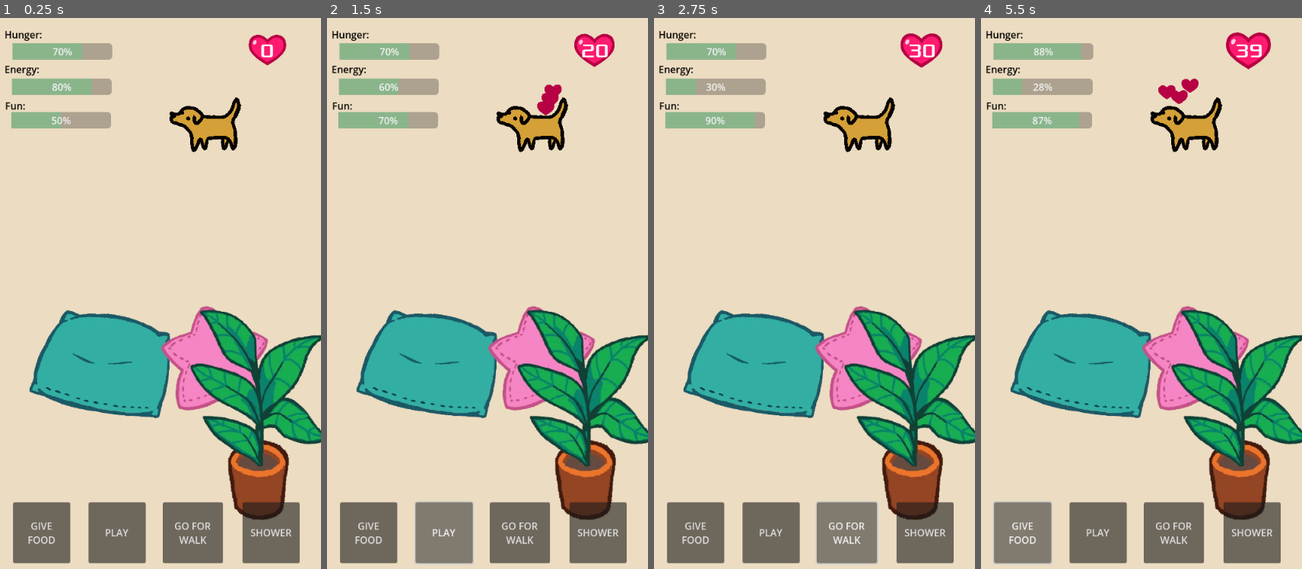
Above: before the commit, frames 1-4 (left to right).
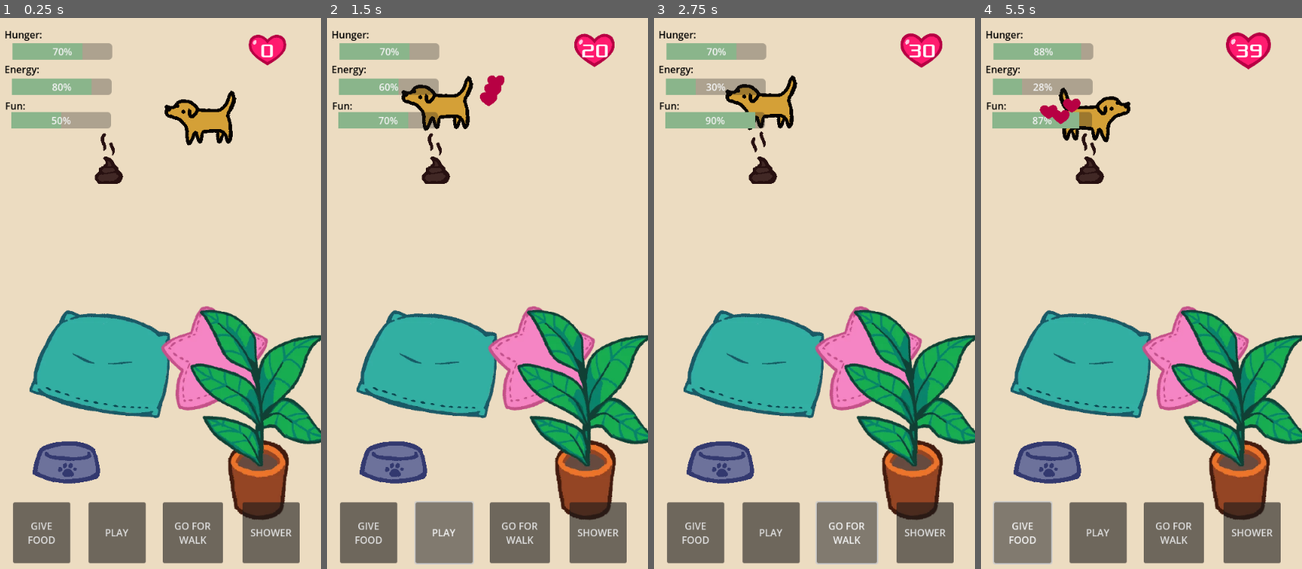
Above: after the commit, the same moments.

Repository: vibekeke/dog-game
Game: Godot game, scene res://home.tscn
Same seed, same stepped clock (60 frames per second), same inputs: the game is played once before the commit and once after it.
Inputs:
- Up to frame 1 (0.25 s): no input
- Up to frame 2 (1.5 s): click "PLAY" at 0.5 s; click "PLAY" at 1.25 s
- Up to frame 3 (2.75 s): click "GO FOR WALK" at 2 s
- Up to frame 4 (5.5 s): click "GO FOR WALK" at 2.75 s; click "GIVE FOOD" at 3.5 s; click "SHOWER" at 4.25 s; click "GIVE FOOD" at 5 s

The runs differ from the first frame. In frame 1, 2.9% of the frame differs, in the area x 10-76%, y 13-85%; in frame 2, 4.6%, in the area x 10-76%, y 10-85%; in frame 3, 4.0%; in frame 4, 4.5%.

Commit message:
walkcycle
Implemented a basic walk cycle and the beginnings of a food bowl

Diff:
--- a/dog.gd
+++ b/dog.gd
@@ -1,5 +1,6 @@
 extends CharacterBody2D
 
+@onready var idleTimer = $IdleTimer
 #Movement variables
 var speed = 300
 var click_position = Vector2()
@@ -40,6 +41,11 @@
 		$AnimatedSprite2D.scale = Vector2(1.2, 0.8)
 		click_position = get_global_mouse_position()
 
+		if dog_state == "Idle":
+			idleTimer.wait_time = randi_range(3, 5)
+			idleTimer.start()
+
+
 func _physics_process(delta):
 	if position.distance_to(click_position) > 50:
 		direction_vector = (click_position - position).normalized()
@@ -61,6 +67,36 @@
 			...Når hunden collider med cookie så blir den spist. Hvis hunden er mett må vi gjøre mere greier lol
 		'''
 
+func _on_idle_timer_timeout() -> void:
+	if dog_state == "Idle" or dog_state == "FallingAsleep":
+		var random_x = randi_range(-230, 230)
+		var random_y = randi_range(-300, 300)
+		var min_distance = 80
+
+		#We want random movement, but not teeny tiny baby steps:
+		if abs(random_x) < min_distance:
+			if random_x >= 0:
+				random_x = min_distance
+			else:
+				random_x = -min_distance
+
+		if abs(random_y) < min_distance:
+			if random_y >= 0:
+				random_y = min_distance
+			else:
+				random_y = -min_distance
+
+		var new_x = clamp(global_position.x + random_x, 100, 480)
+		var new_y = clamp(global_position.y + random_y, 200, 800)
+
+		var random_time = randi_range(2, 5)
+		print("Moving on x by" +  str(random_x))
+		print("Moving on y by" +  str(random_y))
+		click_position = Vector2(new_x, new_y)
+		idleTimer.wait_time = random_time
+		idleTimer.one_shot = true
+		idleTimer.start()
+		print("The current timer is set to " + str(random_time))
 
 #STAT CHANGES
 func emit_all_stats():
@@ -164,7 +200,7 @@
 
 
 func _on_button_pressed() -> void:
-	$AnimatedSprite2D.scale = Vector2(1.2, 0.8)
+	$AnimatedSprite2D.scale = Vector2(1.2, 0.9)
 	if petting_counter <= 15:
 		petting_counter += 1
 		if petting_counter <= 10:
@@ -217,8 +253,7 @@
 #States and moods
 #Conditions for stats and moods
 ''' This function only handles change between states, i.e. going from eating to sleeping.
-Meaning, it checks for various conditions, and calls for a change in dog_state.
-Any changes in stats that result must be handled above!!'''
+Any changes in stats that result must be handled elsewhere!!'''
 func update_states_and_moods():
 	print("Current state is " + dog_state)
 
--- a/dog.tscn
+++ b/dog.tscn
@@ -22,20 +22,20 @@
 script = ExtResource("1_ipha4")
 
 [node name="AnimatedSprite2D" type="AnimatedSprite2D" parent="."]
-position = Vector2(0, -23)
+texture_filter = 1
 sprite_frames = SubResource("SpriteFrames_xm03h")
 animation = &"idle"
+offset = Vector2(-8, -34)
 
 [node name="Button" type="Button" parent="."]
 modulate = Color(1, 1, 1, 0)
 self_modulate = Color(1, 1, 1, 0)
-offset_left = -50.0
-offset_top = -34.0
-offset_right = 58.0
-offset_bottom = 26.0
+offset_left = -54.0
+offset_top = -60.0
+offset_right = 54.0
 
 [node name="CollisionShape2D" type="CollisionShape2D" parent="."]
-position = Vector2(2, -14)
+position = Vector2(0, -27)
 rotation = 1.5708
 shape = SubResource("CapsuleShape2D_dmklv")
 
@@ -46,6 +46,11 @@
 wait_time = 3.0
 autostart = true
 
+[node name="IdleTimer" type="Timer" parent="."]
+one_shot = true
+autostart = true
+
 [connection signal="pressed" from="Button" to="." method="_on_button_pressed"]
 [connection signal="timeout" from="PoopTimer" to="." method="_on_poop_timer_timeout"]
 [connection signal="timeout" from="StatsTimer" to="." method="_on_stats_timer_timeout"]
+[connection signal="timeout" from="IdleTimer" to="." method="_on_idle_timer_timeout"]
--- /dev/null
+++ b/foodbowl.gd
@@ -0,0 +1,12 @@
+extends StaticBody2D
+
+
+# Called when the node enters the scene tree for the first time.
+func _ready() -> void:
+	$BowlSprite2D.animation = "empty"
+	$BowlSprite2D.play()
+
+
+# Called every frame. 'delta' is the elapsed time since the previous frame.
+func _process(delta: float) -> void:
+	pass
--- /dev/null
+++ b/foodbowl.tscn
@@ -0,0 +1,88 @@
+[gd_scene load_steps=13 format=3 uid="uid://7ud6e3sa7p5r"]
+
+[ext_resource type="Script" path="res://foodbowl.gd" id="1_j3bcm"]
+[ext_resource type="Texture2D" uid="uid://eodmk6i16c56" path="res://Art/matskål/IMG_1149.PNG" id="1_np2p3"]
+[ext_resource type="Texture2D" uid="uid://bfv5hhj78lluo" path="res://Art/matskål/IMG_1150.PNG" id="2_aebg0"]
+[ext_resource type="Texture2D" uid="uid://0mxk23pw5ss3" path="res://Art/matskål/IMG_1154.PNG" id="3_myii5"]
+[ext_resource type="Texture2D" uid="uid://bdqwxa1jq8lf" path="res://Art/matskål/IMG_1155.PNG" id="4_uik2w"]
+[ext_resource type="Texture2D" uid="uid://owfqjv43lpio" path="res://Art/matskål/IMG_1156.PNG" id="5_aoa52"]
+[ext_resource type="Texture2D" uid="uid://cuna84jkfly48" path="res://Art/matskål/IMG_1148.PNG" id="6_j6bmo"]
+[ext_resource type="Texture2D" uid="uid://bf4837pxmrnsv" path="res://Art/matskål/IMG_1151.PNG" id="7_c4kss"]
+[ext_resource type="Texture2D" uid="uid://d2j7hd768md1r" path="res://Art/matskål/IMG_1152.PNG" id="8_2t0qs"]
+[ext_resource type="Texture2D" uid="uid://c1jrappfa6i0k" path="res://Art/matskål/IMG_1153.PNG" id="9_7ar1h"]
+
+[sub_resource type="SpriteFrames" id="SpriteFrames_7dloa"]
+animations = [{
+"frames": [{
+"duration": 1.0,
+"texture": ExtResource("1_np2p3")
+}],
+"loop": true,
+"name": &"empty",
+"speed": 5.0
+}, {
+"frames": [{
+"duration": 1.0,
+"texture": ExtResource("2_aebg0")
+}],
+"loop": true,
+"name": &"full",
+"speed": 5.0
+}, {
+"frames": [{
+"duration": 1.0,
+"texture": ExtResource("3_myii5")
+}, {
+"duration": 1.0,
+"texture": ExtResource("4_uik2w")
+}, {
+"duration": 1.0,
+"texture": ExtResource("5_aoa52")
+}],
+"loop": true,
+"name": &"full_animated",
+"speed": 5.0
+}, {
+"frames": [{
+"duration": 1.0,
+"texture": ExtResource("6_j6bmo")
+}],
+"loop": true,
+"name": &"half",
+"speed": 5.0
+}, {
+"frames": [{
+"duration": 1.0,
+"texture": ExtResource("7_c4kss")
+}, {
+"duration": 1.0,
+"texture": ExtResource("8_2t0qs")
+}, {
+"duration": 1.0,
+"texture": ExtResource("9_7ar1h")
+}],
+"loop": true,
+"name": &"half_animated",
+"speed": 5.0
+}]
+
+[sub_resource type="CapsuleShape2D" id="CapsuleShape2D_wfad1"]
+radius = 28.0
+height = 106.0
+
+[node name="FoodBowl" type="StaticBody2D"]
+script = ExtResource("1_j3bcm")
+
+[node name="BowlSprite2D" type="AnimatedSprite2D" parent="."]
+texture_filter = 1
+position = Vector2(23, 24)
+sprite_frames = SubResource("SpriteFrames_7dloa")
+animation = &"full_animated"
+frame_progress = 0.921685
+offset = Vector2(-26, -81)
+
+[node name="CollisionShape2D" type="CollisionShape2D" parent="."]
+texture_filter = 1
+position = Vector2(0, -29)
+rotation = 1.5708
+shape = SubResource("CapsuleShape2D_wfad1")
--- a/home.tscn
+++ b/home.tscn
@@ -6,6 +6,8 @@
 [ext_resource type="PackedScene" uid="uid://cvuofhgxo0twx" path="res://dog.tscn" id="5_6eess"]
 [ext_resource type="PackedScene" uid="uid://bt4if4tr3t2bk" path="res://HUD/hud.tscn" id="5_q31hy"]
 [ext_resource type="PackedScene" uid="uid://ce8oq68vjabh0" path="res://Effects/effects_layer.tscn" id="6_v8hit"]
+[ext_resource type="PackedScene" uid="uid://4c1i4d60uvic" path="res://poop.tscn" id="7_k87bd"]
+[ext_resource type="PackedScene" uid="uid://7ud6e3sa7p5r" path="res://foodbowl.tscn" id="8_s1el2"]
 
 [node name="Home" type="Node2D"]
 y_sort_enabled = true
@@ -30,6 +32,12 @@
 
 [node name="EffectsLayer" parent="." instance=ExtResource("6_v8hit")]
 
+[node name="Poop" parent="." instance=ExtResource("7_k87bd")]
+position = Vector2(190, 295)
+
+[node name="FoodBowl" parent="." instance=ExtResource("8_s1el2")]
+position = Vector2(124, 791)
+
 [connection signal="energy_changed" from="Dog" to="HUD" method="_on_dog_energy_changed"]
 [connection signal="fun_changed" from="Dog" to="HUD" method="_on_dog_fun_changed"]
 [connection signal="hunger_changed" from="Dog" to="HUD" method="_on_dog_hunger_changed"]
--- a/poop.tscn
+++ b/poop.tscn
@@ -19,21 +19,23 @@
 }]
 
 [node name="Poop" type="Node2D"]
-position = Vector2(-7, -39)
 script = ExtResource("1_6o603")
 
 [node name="AnimatedPoop2D" type="AnimatedSprite2D" parent="."]
-position = Vector2(1, 0)
+texture_filter = 1
 sprite_frames = SubResource("SpriteFrames_3yrpr")
 frame_progress = 0.544118
+offset = Vector2(-6, -37)
+metadata/_edit_group_ = true
 
 [node name="Button" type="Button" parent="."]
 modulate = Color(1, 1, 1, 0)
 self_modulate = Color(1, 1, 1, 0)
-offset_left = -16.0
-offset_top = -2.0
-offset_right = 31.0
-offset_bottom = 42.0
-pivot_offset = Vector2(26, 21)
+offset_left = -22.0
+offset_top = -40.0
+offset_right = 25.0
+offset_bottom = 4.0
+pivot_offset = Vector2(-19, 5)
+size_flags_vertical = 8
 
 [connection signal="pressed" from="Button" to="." method="_on_button_pressed"]
Binary file added: Art/matskål/IMG_1148.PNG
Not shown, added: Art/matskål/IMG_1148.PNG.import
Binary file added: Art/matskål/IMG_1149.PNG
Not shown, added: Art/matskål/IMG_1149.PNG.import
Binary file added: Art/matskål/IMG_1150.PNG
Not shown, added: Art/matskål/IMG_1150.PNG.import
Binary file added: Art/matskål/IMG_1151.PNG
Not shown, added: Art/matskål/IMG_1151.PNG.import
Binary file added: Art/matskål/IMG_1152.PNG
Not shown, added: Art/matskål/IMG_1152.PNG.import
Binary file added: Art/matskål/IMG_1153.PNG
Not shown, added: Art/matskål/IMG_1153.PNG.import
(and 7 more such lines)
